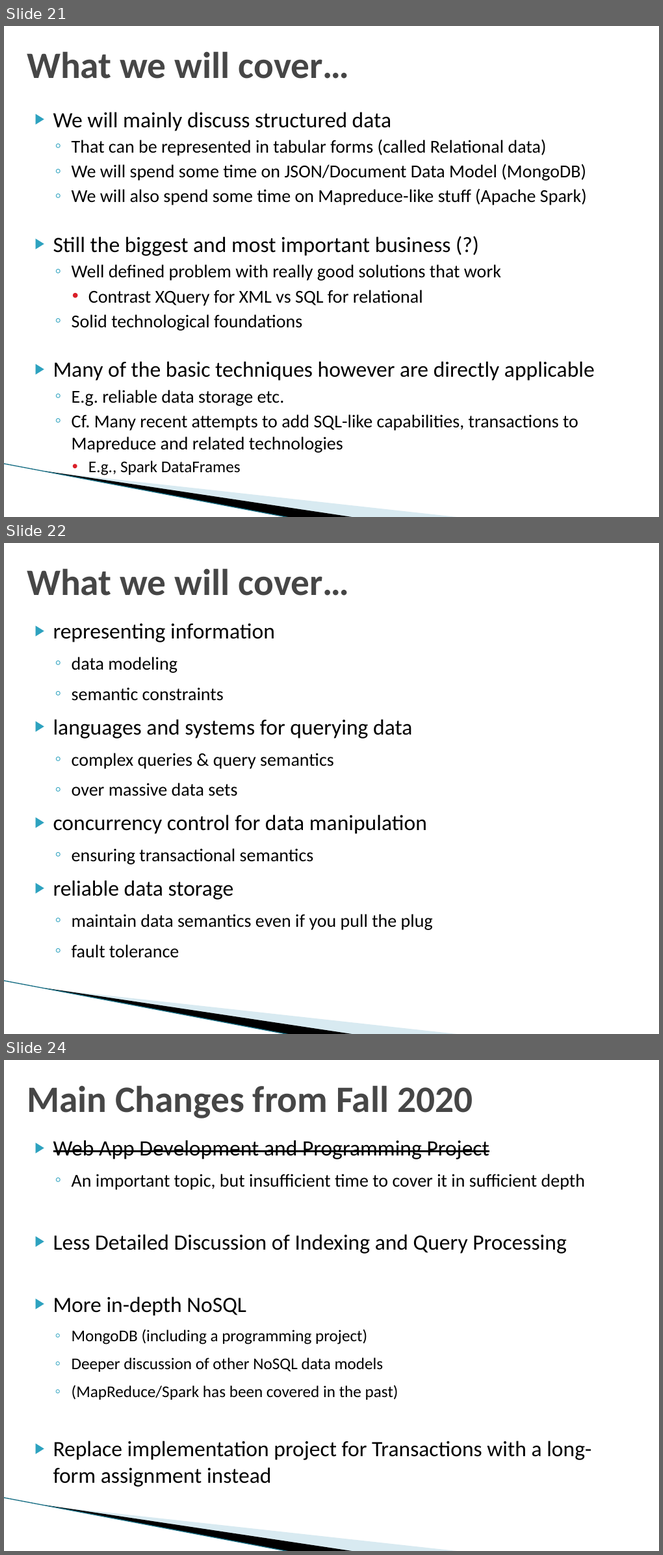
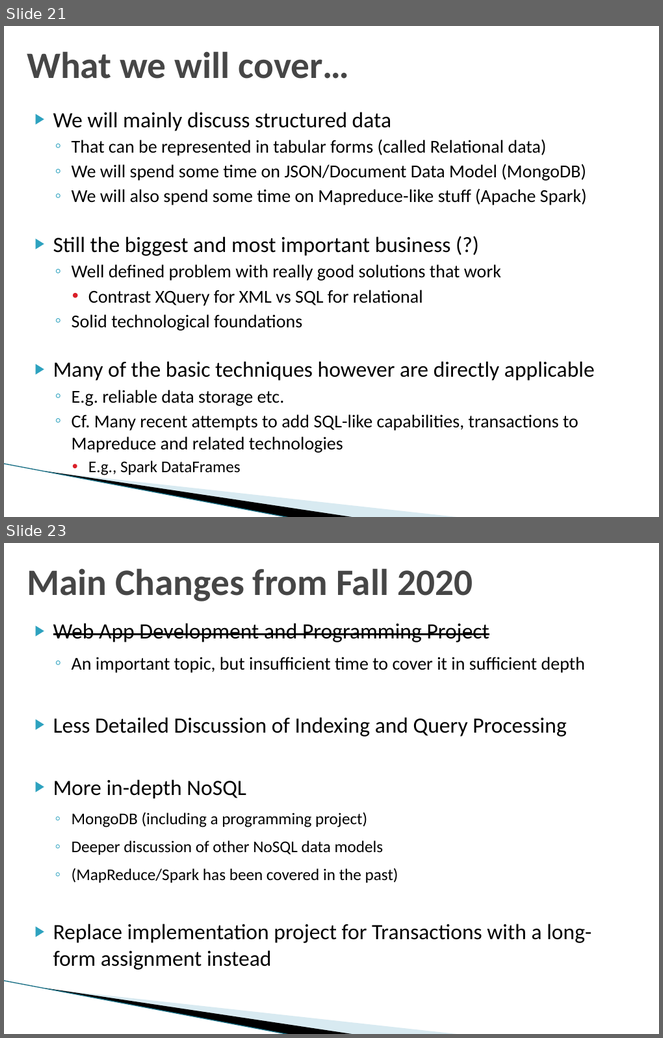
Before and after one commit to umddb/cmsc424-fall2021, a slide deck: Slides/01-Introduction.pptx. Shown one above the other, each under a label of ours: slides 21, 22 and 24 before the commit, slides 21 and 23 after it; the slides between them are not shown. The pictures are 663x1555 and 663x1038 pixels, drawn with LibreOffice and Linux fonts; fonts in the diff are those of the drawing; background and template pictures are left out. Boxes give left, top, right and bottom in pixels: in the first picture for what was removed or moved away, otherwise in the second. Text is boxed around its words. In the diff, an @@ line names an element or a change of style, - is before the commit and + after.

```diff
--- a/Slides/01-Introduction.pptx
+++ b/Slides/01-Introduction.pptx
@@ slide 22 removed at (4,543,659,1034), background #FFFFFF; not listed: 3 template elements that a slide beside it also shows @@
@@ title removed at (27,568,350,596) @@
-What we will cover…
@@ text removed at (53,623,433,958) @@
-▶ representing information
-  ◦ data modeling
-  ◦ semantic constraints
-▶ languages and systems for querying data
-  ◦ complex queries & query semantics
-  ◦ over massive data sets
-▶ concurrency control for data manipulation
-  ◦ ensuring transactional semantics
-▶ reliable data storage
-  ◦ maintain data semantics even if you pull the plug
-  ◦ fault tolerance
@@ what was slide 24 is now slide 23 @@
```
Also in this commit, not shown: 1 slide added, 1 other slide removed.
